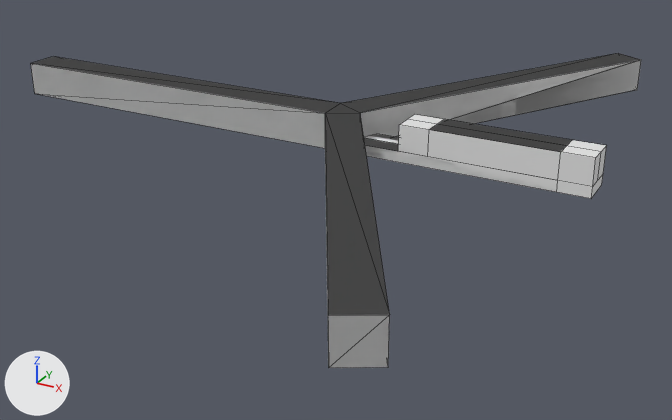
Before and after pictures for a commit that changed the Blender file connectors/internal-connectors.blend.
Both versions are drawn from a 50 mm camera at (0.0209, -0.0386, 0.0156) aimed at (0.0, -0.0005, -0.0034). The lights are fixed; the arrows at lower left show +X, +Y and +Z. Mesh edges are drawn as thin lines.

The first picture shows 'simplier-design-wing', 'simplier-design-wing.longer', 'simplier-design002'.
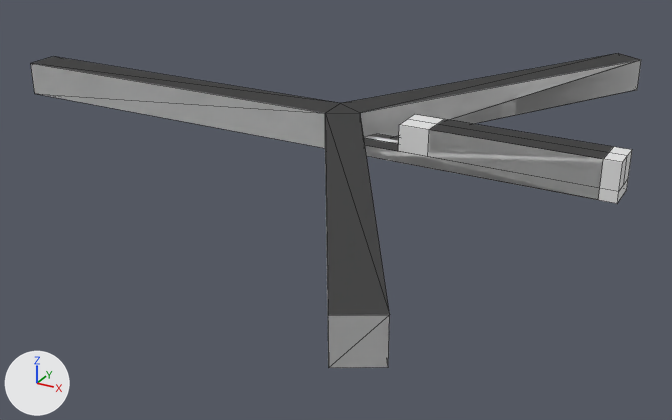
Patch to the scene script:
```diff
--- a/connectors/internal-connectors.blend.py
+++ b/connectors/internal-connectors.blend.py
@@ me_circle_004 @@
 me_circle_004.from_pydata(...)  # 52 vertices, 52 faces; spans x -0.0197..0.0135, y -0.0159..0.0191, z 0.0..0.0019
 # used by ob_simplier_design_wing; location = (0.0, 0.0, 0.0); rotation_euler = (0.0, 0.0, -0.175), in degrees (0, 0, -10)
+# me_circle_004 part 3: all 6 vertices in x 0.0034..0.0037, y -0.0003..0.0015, z 0.0005..0.0019 are moved by (0.0015, 0.0003, 0.0)
+# me_circle_004 part 4: all 8 vertices in x 0.0109..0.0112, y 0.001..0.0028, z 0.0..0.0019 are moved by (0.0026, 0.0005, 0.0)
@@ me_circle_005 @@
 me_circle_005.from_pydata(...)  # 52 vertices, 52 faces; spans x -0.0197..0.0135, y -0.0159..0.0191, z 0.0..0.0019
 # used by ob_simplier_design_wing_longer; location = (0.0, 0.0, 0.0); rotation_euler = (0.0, 0.0, -0.175), in degrees (0, 0, -10)
+# me_circle_005 part 1: all 6 vertices in x 0.0049..0.0052, y 0.0..0.0017, z 0.0005..0.0019 are moved by (-0.0015, -0.0003, 0.0)
+# me_circle_005 part 2: all 8 vertices in x 0.0124..0.0127, y 0.0013..0.0031, z 0.0..0.0019 are moved by (0.0003, 0.0001, 0.0)
```

Changed parts and their boxes [x1, y1, x2, y2] in the pictures (672 x 420 px; the box of a moved part takes in the faces that stretch with it):
'simplier-design-wing.longer', reshaped: before [40, 94, 607, 199]; after [40, 94, 613, 200]
part 1 of me_circle_005, moved or reshaped: before [364, 120, 606, 199]; after [364, 114, 613, 200]
part 2 of me_circle_005, moved or reshaped (not visible afterwards): before [591, 145, 607, 198]
part 3 of me_circle_004, moved or reshaped: before [364, 114, 571, 192]; after [364, 119, 632, 203]
part 4 of me_circle_004, moved or reshaped (not visible before): after [617, 151, 632, 203]
